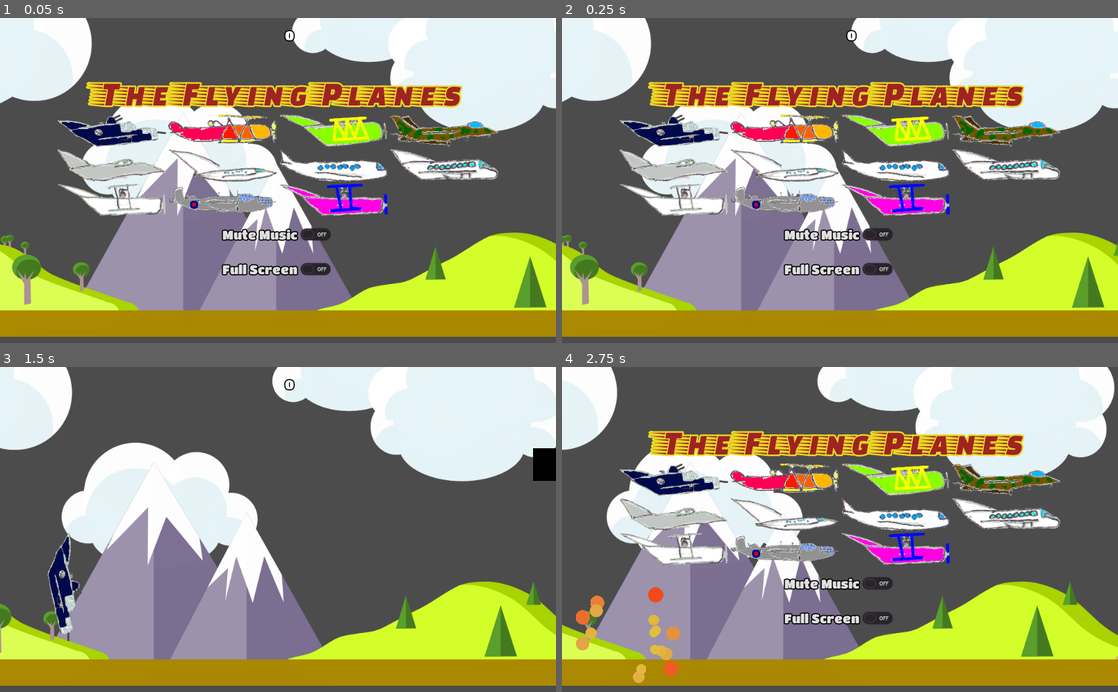
Above: before the commit, frames 1-4 (two rows, left to right).
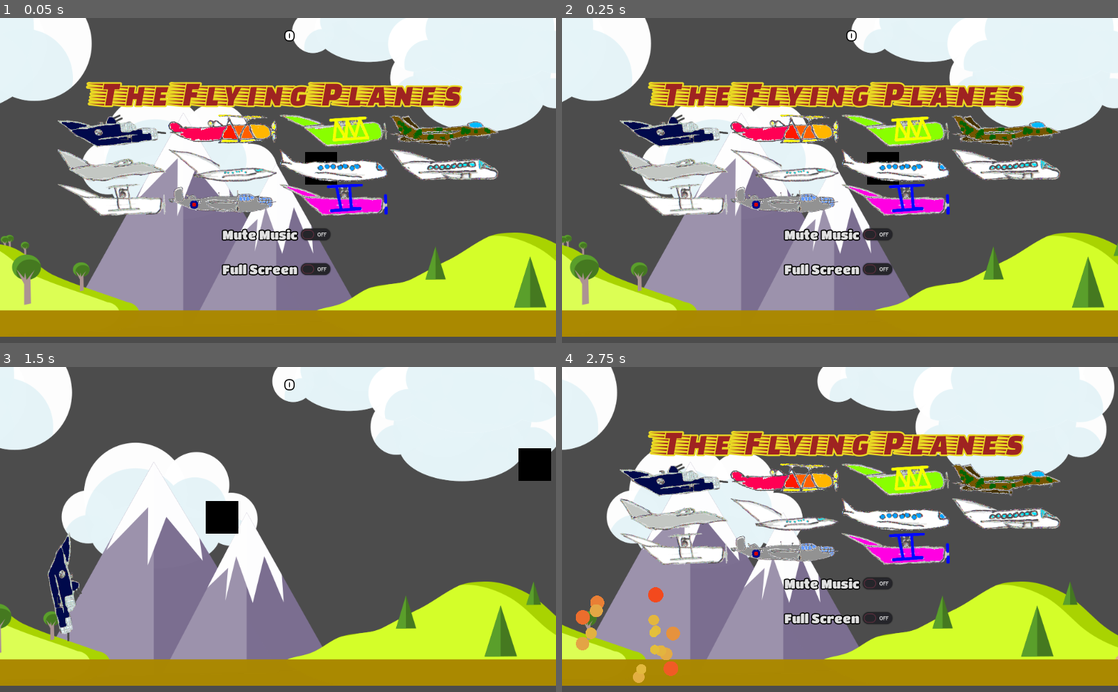
Above: after the commit, the same moments.

Repository: the-g-force/FamJam-October2020
Game: Godot game, scene res://src/Level.tscn
Same seed, same stepped clock (60 frames per second), same inputs: the game is played once before the commit and once after it.
Inputs (mouse positions are in pixels of both pictures, inside the frame that each line leads up to):
- Up to frame 1 (0.05 s): no input
- Up to frame 2 (0.25 s): no input
- Up to frame 3 (1.5 s): click (111, 480) at 0.52 s; move the mouse to (400, 513) at 1.27 s; click (400, 513) at 1.42 s
- Up to frame 4 (2.75 s): click "Play Again" at 2 s

The runs differ from the first frame. In frame 1, 0.3% of the frame differs, in the area x 54-61%, y 41-52%; in frame 2, 0.3%; in frame 3, 0.9%, in the area x 37-100%, y 25-52%; in frame 4, nothing differs.

Commit message:
Scale forward speed based on heading

Diff:
--- a/project/src/Level.gd
+++ b/project/src/Level.gd
@@ -3,10 +3,13 @@
 const Obstacle := preload("res://src/Obstacle.tscn")
 const PlayerScene := preload("res://src/Player.tscn")
 const Explosion := preload("res://Explosion.tscn")
+const MAX_SPEED := 300.0
 
 export var slidespeed := 100.0
 
 var _player : Player
+var _playing := false
+var _speed : float
 
 onready var _obstacles := $Obstacles
 onready var _obstacle_timer := $ObstacleTimer
@@ -18,9 +21,14 @@
 
 func _process(delta):
 	$ParallaxBackground.scroll_offset.x -= slidespeed/2.0 * delta
+	if _playing:
+		_speed = lerp(150,250, cos(_player.rotation))
+		for obstacle in _obstacles.get_children():
+			obstacle.position.x -= _speed * delta
 
 
 func _lose():
+	_playing = false
 	_explosion_sound.play()
 	_game_over.visible = true
 	_obstacle_timer.stop()
@@ -71,3 +79,4 @@
 	_player.position = Vector2(120,300)
 	add_child(_player)
 	_obstacle_timer.start()
+	_playing = true
--- a/project/src/Level.tscn
+++ b/project/src/Level.tscn
@@ -6,6 +6,7 @@
 [ext_resource path="res://src/HUD.tscn" type="PackedScene" id=4]
 [ext_resource path="res://src/GameOver.tscn" type="PackedScene" id=5]
 [ext_resource path="res://src/AirplaneSelection.tscn" type="PackedScene" id=6]
+[ext_resource path="res://src/Obstacle.tscn" type="PackedScene" id=7]
 
 [sub_resource type="RectangleShape2D" id=1]
 extents = Vector2( 96, 8 )
@@ -33,6 +34,9 @@
 
 [node name="Obstacles" type="Node2D" parent="."]
 
+[node name="Obstacle" parent="Obstacles" instance=ExtResource( 7 )]
+position = Vector2( 561.306, 247.355 )
+
 [node name="ObstacleTimer" type="Timer" parent="."]
 wait_time = 0.5
 one_shot = true
--- a/project/src/Obstacle.gd
+++ b/project/src/Obstacle.gd
@@ -6,10 +6,7 @@
 
 
 func _process(delta):
-	if position.x > -50:
-		position.x -= slidespeed*delta
-		update()
-	else:
+	if position.x < -50:
 		queue_free()
 
 
Not shown: 1 places in project/src/Level.tscn that only renumber resources
